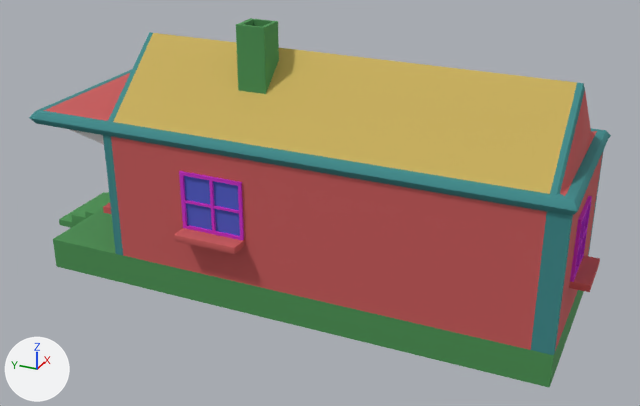
One commit to the FBX model fbx/nowe domy/dom02.FBX: the scene before it, then after it.
Camera for both pictures: a camera (50 mm lens) standing at (-8.43, -3.89, 5.23) and looking at (-0.13, -0.15, 1.08). Arrows for +X, +Y and +Z are at lower left; the lights stay in place. Where no turn or scale is listed for an object, it has been applied to the vertices. Vertices at the same position are counted once.
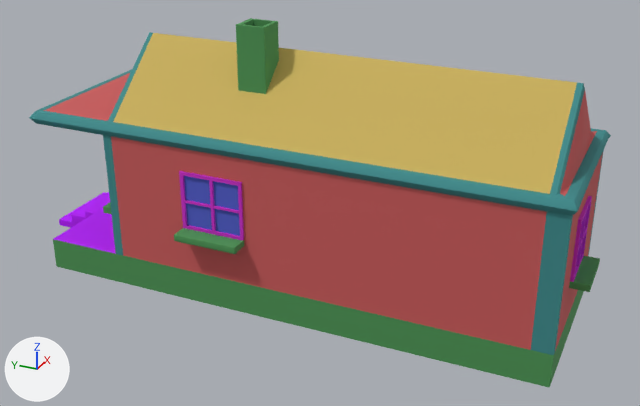
Where the change shows, as pixel boxes [x1, y1, x2, y2] in the pictures (640 x 406 px):
'Box006', deleted: before [69, 129, 104, 144]
part 1 of me_mesh, recoloured: [174, 228, 244, 254] in both
part 2 of me_mesh, recoloured (red to green): [569, 256, 600, 292] in both
part 3 of me_mesh, recoloured: [103, 203, 111, 214] in both
part 4 of me_mesh, recoloured (green to purple): [54, 192, 116, 254] in both

What the commit changed:
Material 'Material #56' (mat_material__56) is new.
Its base color is (0.471, 0.0, 1.0) (purple #b700ff).
Its roughness is 0.859.
me_mesh has 2501 vertices, 4956 faces and spans x -1.21..1.05, y -3.2..3.73, z 0.0..3.11.
me_mesh is used by ob_box001; location (0.0, 0.0, 0.0).
me_mesh part 1: all 460 faces centred in x -1.21..-1.07, y 0.35..1.1, z 0.85..0.92 switch from mat_material__36 (red #ca5a5a) to mat_material__37 (green #4b9453).
me_mesh part 2: all 288 faces centred in x -0.49..0.12, y -3.2..-3.07, z 0.85..0.92 switch from mat_material__36 (red #ca5a5a) to mat_material__37 (green #4b9453).
me_mesh part 3: all 278 faces centred in x -0.93..-0.22, y 2.13..2.24, z 0.85..0.92 switch from mat_material__36 (red #ca5a5a) to mat_material__37 (green #4b9453).
me_mesh part 4: 96 of the faces centred in x -0.98..0.93, y 2.36..3.73, z 0.03..0.38 switch from mat_material__37 (green #4b9453) to mat_material__56 (purple #b600ff).
Object 'Box006' (ob_box006) is deleted.
